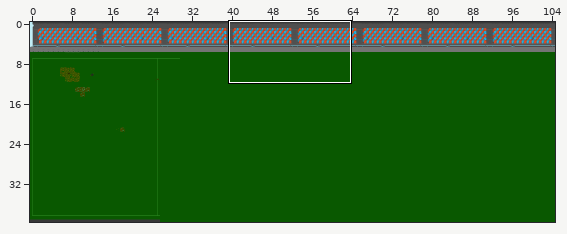
A Tiled map gets an edit: tilemaps/stadion.tmx. Above, an overview of the earlier version with the close-up marked.
Close-up. First the earlier version:
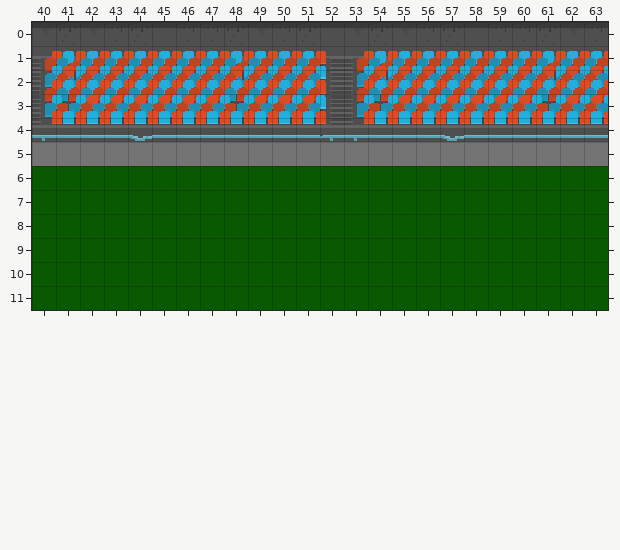
Cells are 16x16 px. Shown: x 40..63, y 0..11. The commit also changed other parts of the map, which this record leaves out.
The result:
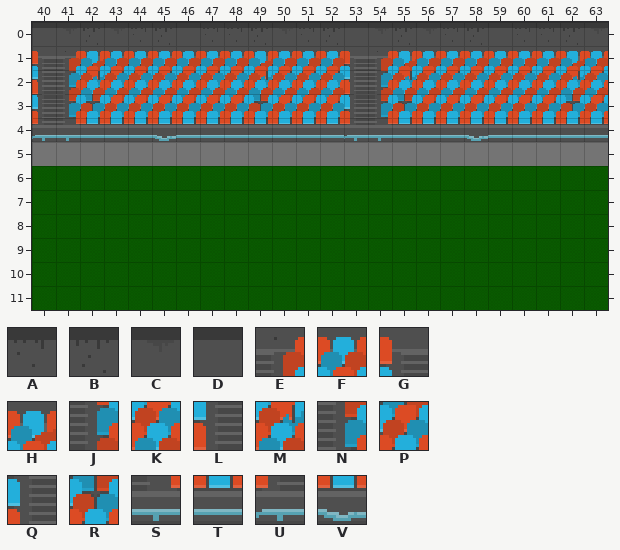
Key: from "stadion": A 1, B 2, C 3, D 6, E 9, F 10, G 11, H 13, J 17, K 18, L 19, M 21, N 25, P 26, Q 27, R 29, S 33, T 34, U 35, V 37.
_ is an empty cell.
Change:
Layer "Tile Layer 1":
y 0: x 41..42 BC -> CB; x 44..46 BDA -> ABD; x 48..49 BC -> AB; x 51..52 BD -> AB; x 54..55 BC -> CB; x 57..59 BDA -> ABD; x 61..62 BC -> AB
y 1: x 40..42 EHF -> GEH; x 48..49 HF -> FH; x 52..55 GEHF -> FGEH; x 61..62 HF -> FH
y 2: x 40..42 JMK -> LJM; x 48..49 MK -> KM; x 52..55 LJMK -> KLJM; x 61..62 MK -> KM
y 3: x 40..42 NRP -> QNR; x 48..49 RP -> PR; x 52..55 QNRP -> PQNR; x 61..62 RP -> PR
y 4: x 40..41 ST -> US; x 44..45 VT -> TV; x 52..54 UST -> TUS; x 57..58 VT -> TV
Pixel boxes of the changes (left, top, right, bottom) in both close-ups:
changed: (32, 28, 103, 141)
changed: (131, 28, 194, 45)
changed: (224, 28, 271, 111)
changed: (299, 28, 415, 141)
changed: (443, 28, 506, 45)
changed: (536, 28, 583, 111)
changed: (131, 135, 176, 141)
changed: (443, 135, 488, 141)
